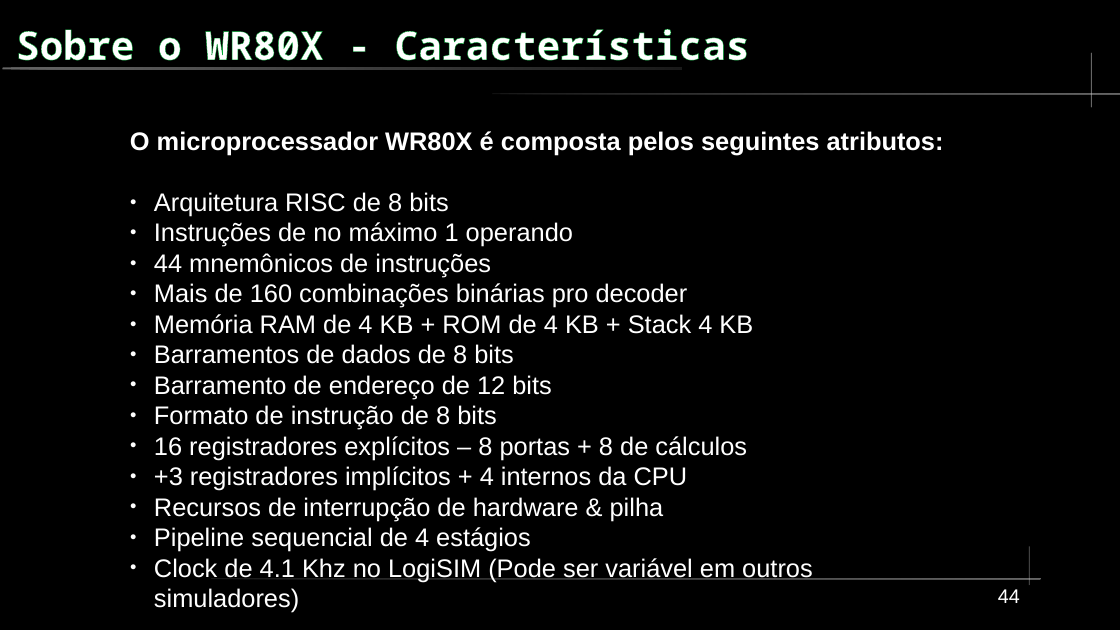
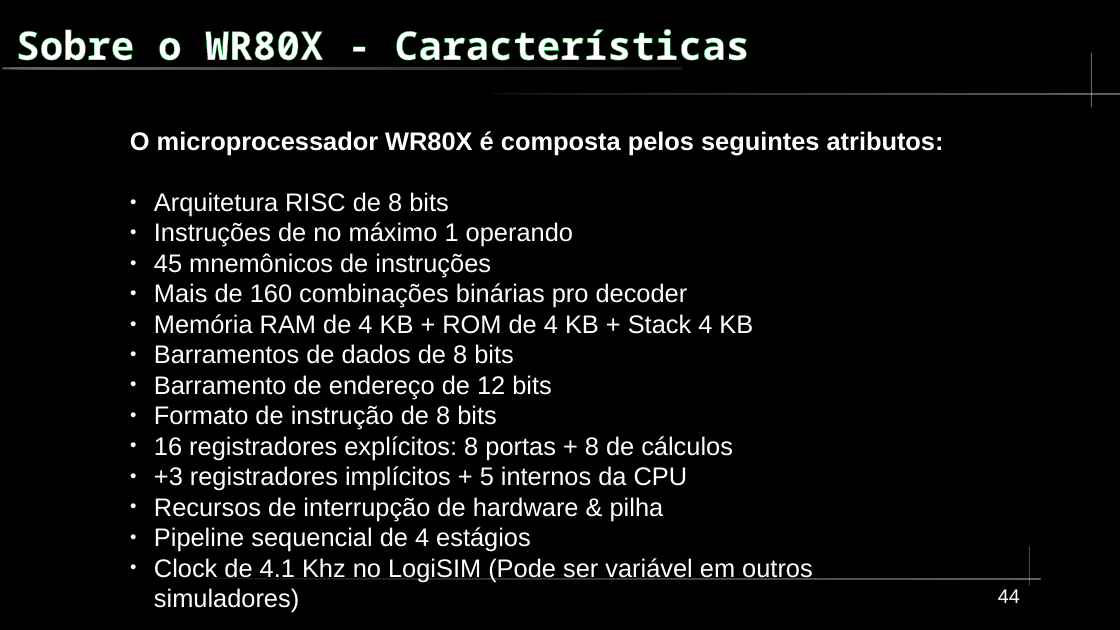
Before and after one commit to FrancisBFTC/WR80-Dev-Kit, a slide deck: slide 44 of Docs/Worshop-CPGoiás5.odp. Drawn at 1120x630 pixels with LibreOffice and Linux fonts; fonts in the diff are those of the drawing. Boxes give left, top, right and bottom in pixels: in the first picture for what was removed or moved away, otherwise in the second. Text is boxed around its words. In the diff, an @@ line names an element or a change of style, - is before the commit and + after.

```diff
--- a/Docs/Worshop-CPGoiás5.odp
+++ b/Docs/Worshop-CPGoiás5.odp
@@ text at bbox=[154, 253, 491, 277]: text changed @@
-● 44 mnemônicos de instruções
+● 45 mnemônicos de instruções
@@ text at bbox=[154, 436, 733, 491]: text changed @@
-● 16 registradores explícitos – 8 portas + 8 de cálculos
-● +3 registradores implícitos + 4 internos da CPU
+● 16 registradores explícitos: 8 portas + 8 de cálculos
+● +3 registradores implícitos + 5 internos da CPU
```
Also in this commit, not shown: 7 other slides changed, 6 slides added.
